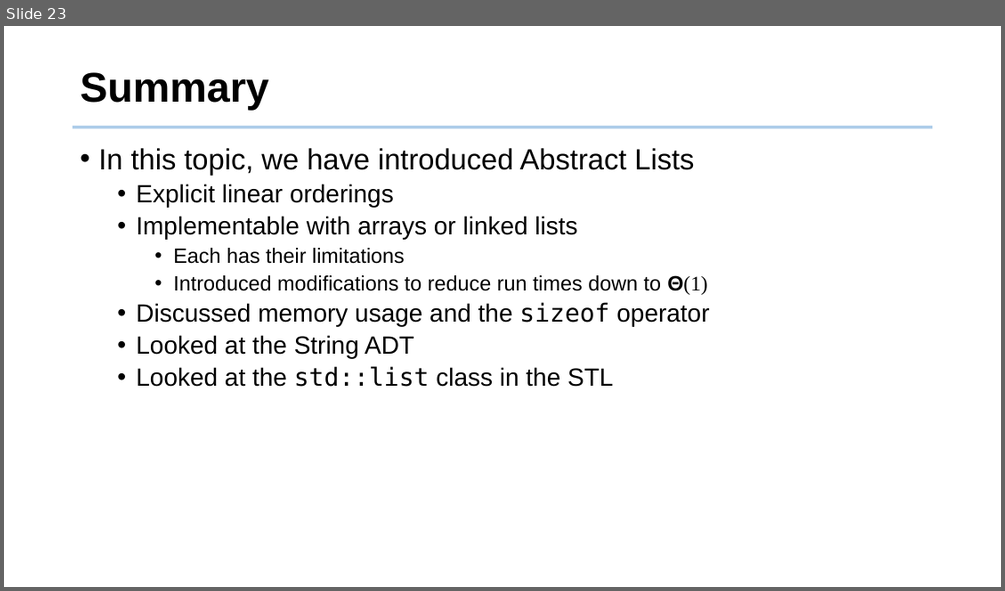
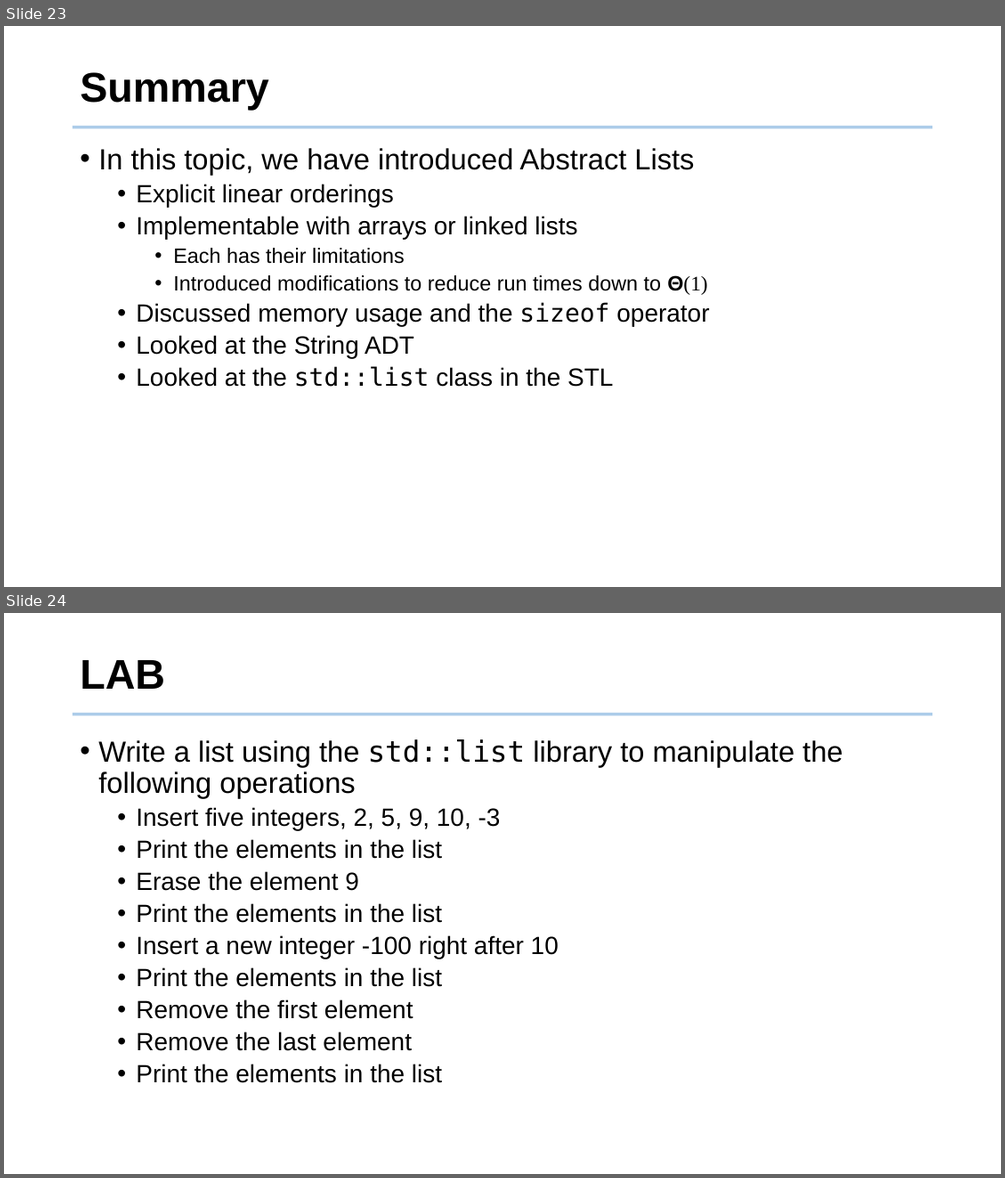
Before and after one commit to tsung-wei-huang/cs2420, a slide deck: slides/lists.pptx. Shown one above the other, each under a label of ours: slide 23 before the commit, slides 23 and 24 after it. The pictures are 1005x591 and 1005x1178 pixels, drawn with LibreOffice and Linux fonts; fonts in the diff are those of the drawing; background and template pictures are left out. Boxes give left, top, right and bottom in pixels: in the first picture for what was removed or moved away, otherwise in the second. Text is boxed around its words. In the diff, an @@ line names an element or a change of style, - is before the commit and + after.

Commit message:
updated list

```diff
--- a/slides/lists.pptx
+++ b/slides/lists.pptx
@@ slide 24 added at [4,613,1001,1174], background #FFFFFF; not listed: 1 template element that a slide beside it also shows @@
@@ title added at [80,660,165,689], 40 pt, text #000000, bold @@
+LAB
@@ text added at [98,739,842,1083], 24 pt, text #000000 @@
+• Write a list using the std::list library to manipulate the following operations
+  • Insert five integers, 2, 5, 9, 10, -3
+  • Print the elements in the list
+  • Erase the element 9
+  • Print the elements in the list
+  • Insert a new integer -100 right after 10
+  • Print the elements in the list
+  • Remove the first element
+  • Remove the last element
+  • Print the elements in the list
```
Also in this commit, not shown: 2 other files.
